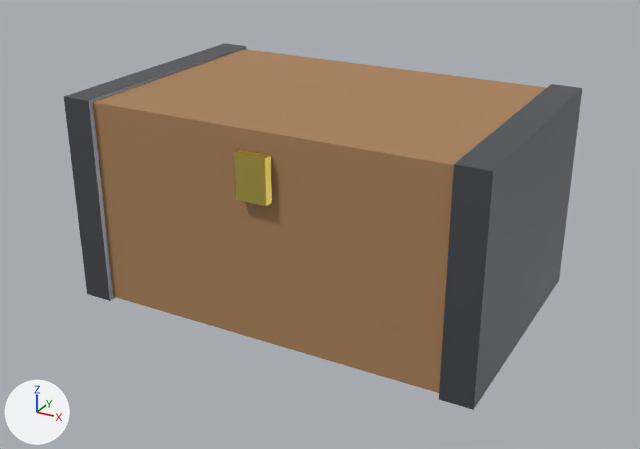
Renders of the OBJ model SheriffGame/Models/chest_base.obj from each side of a commit.
One viewpoint serves both versions: a 50 mm lens placed at (0.768, -1.426, 0.845), pointed at (0.006, -0.039, 0.151). Lighting does not change. The marker at lower left points along +X, +Y and +Z. The picture after the commit comes second. Where no turn or scale is listed for an object, it has been applied to the vertices.

Script lines for the objects in view, before the commit:
```python
mat_matchestiron = principled_material('MatChestIron')
mat_matchestiron.base_color = (0.15, 0.16, 0.18)  # grey #6c6f76
mat_matchestiron.metallic = 0.85
mat_matchestiron.roughness = 0.4
me_cube = bpy.data.meshes.new('Cube')
me_cube.from_pydata(...)  # a box spanning x -0.4..0.4, y -0.25..0.25, z 0.0..0.4
me_cube.materials.append(mat_matchestwood)  # brown #aa8159
me_cube_001 = bpy.data.meshes.new('Cube.001')
me_cube_001.from_pydata(...)  # a box spanning x -0.41..-0.35, y -0.26..0.26, z -0.005..0.405
me_cube_001.materials.append(mat_matchestiron)  # grey #6c6f76
me_cube_002 = bpy.data.meshes.new('Cube.002')
me_cube_002.from_pydata(...)  # a box spanning x 0.35..0.41, y -0.26..0.26, z -0.005..0.405
me_cube_002.materials.append(mat_matchestiron)  # grey #6c6f76
me_cube_003 = bpy.data.meshes.new('Cube.003')
me_cube_003.from_pydata(...)  # a box spanning x -0.03..0.03, y -0.269..-0.251, z 0.278..0.362
me_cube_003.materials.append(mat_matchestgold)  # yellow #edda6c
ob_cube = bpy.data.objects.new('Cube', me_cube)
ob_cube.location = (0.0, 0.0, 0.0)
ob_cube_001 = bpy.data.objects.new('Cube.001', me_cube_001)
ob_cube_001.location = (0.0, 0.0, 0.0)
ob_cube_002 = bpy.data.objects.new('Cube.002', me_cube_002)
ob_cube_002.location = (0.0, 0.0, 0.0)
ob_cube_003 = bpy.data.objects.new('Cube.003', me_cube_003)
ob_cube_003.location = (0.0, 0.0, 0.0)
```
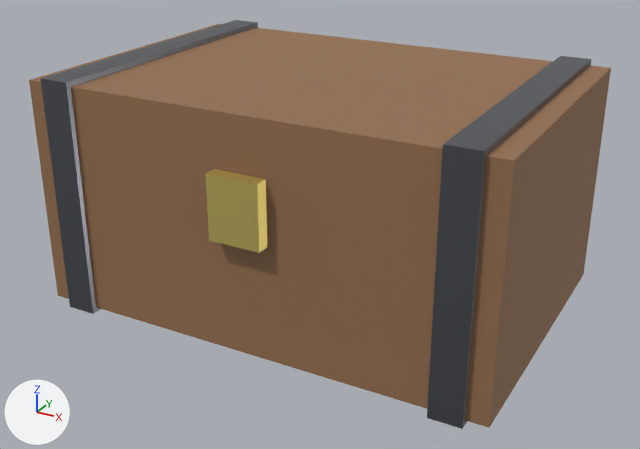
Boxes [x1, y1, x2, y2] around the edits, measured in the pictures (640 x 449 px):
'Cube', recoloured, reshaped
    before: [93, 49, 547, 393]
    after: [29, 23, 611, 428]
'Cube.002', surface changed, moved, rescaled (15% wider, 14% taller)
    before: [439, 84, 582, 410]
    after: [427, 56, 592, 429]
'Cube.001', surface changed, moved, rescaled (19% wider, 14% taller)
    before: [64, 43, 246, 301]
    after: [41, 20, 258, 314]
'Cube.003', recoloured, moved, rescaled (62% wider, 49% taller)
    before: [234, 150, 272, 206]
    after: [205, 169, 267, 253]

Patch to the scene script:
```diff
--- a/SheriffGame/Models/chest_base.obj.py
+++ b/SheriffGame/Models/chest_base.obj.py
@@ mat_matchestiron @@
 mat_matchestiron.metallic = 0.85
-mat_matchestiron.roughness = 0.4
+mat_matchestiron.roughness = 0.35
@@ me_cube @@
-me_cube.from_pydata(...)  # 8 vertices, 6 faces; spans x -0.4..0.4, y -0.25..0.25, z 0.0..0.4
-me_cube.vertices[0].co = (-0.4, -0.25, 0.0)
-me_cube.vertices[1].co = (-0.4, -0.25, 0.4)
-me_cube.vertices[2].co = (-0.4, 0.25, 0.0)
-me_cube.vertices[3].co = (-0.4, 0.25, 0.4)
-me_cube.vertices[4].co = (0.4, -0.25, 0.0)
-me_cube.vertices[5].co = (0.4, -0.25, 0.4)
-me_cube.vertices[6].co = (0.4, 0.25, 0.0)
-me_cube.vertices[7].co = (0.4, 0.25, 0.4)
-me_cube.materials.append(mat_matchestwood)  # brown #aa8159
+me_cube.from_pydata(...)  # 8 vertices, 6 faces; spans x -0.45..0.45, y -0.3..0.3, z 0.0..0.44
+# me_cube part 1
+me_cube.vertices[0].co = (-0.45, -0.3, 0.0)  # pixel (57, 295)
+me_cube.vertices[1].co = (-0.45, -0.3, 0.44)  # pixel (28, 80)
+me_cube.vertices[2].co = (-0.45, 0.3, 0.0)
+me_cube.vertices[3].co = (-0.45, 0.3, 0.44)  # pixel (219, 23)
+me_cube.vertices[4].co = (0.45, -0.3, 0.0)  # pixel (489, 427)
+me_cube.vertices[5].co = (0.45, -0.3, 0.44)  # pixel (514, 160)
+me_cube.vertices[6].co = (0.45, 0.3, 0.0)  # pixel (583, 274)
+me_cube.vertices[7].co = (0.45, 0.3, 0.44)  # pixel (611, 67)
+me_cube.materials.append(mat_matchestoak)  # brown #956f50
@@ me_cube_001 @@
-me_cube_001.from_pydata(...)  # 8 vertices, 6 faces; spans x -0.41..-0.35, y -0.26..0.26, z -0.005..0.405
+me_cube_001.from_pydata(...)  # 8 vertices, 6 faces; spans x -0.41..-0.35, y -0.31..0.31, z -0.01..0.45
+# me_cube_001 part 2: the whole mesh is scaled about its middle by (1, 1.19, 1.12), then moved by (0.0, 0.0, 0.02)
 me_cube_001.materials.append(mat_matchestiron)
@@ me_cube_002 @@
-me_cube_002.from_pydata(...)  # 8 vertices, 6 faces; spans x 0.35..0.41, y -0.26..0.26, z -0.005..0.405
+me_cube_002.from_pydata(...)  # 8 vertices, 6 faces; spans x 0.35..0.41, y -0.31..0.31, z -0.01..0.45
+# me_cube_002 part 3: the whole mesh is scaled about its middle by (1, 1.19, 1.12), then moved by (0.0, 0.0, 0.02)
 me_cube_002.materials.append(mat_matchestiron)
@@ me_cube_003 @@
-me_cube_003.from_pydata(...)  # 8 vertices, 6 faces; spans x -0.03..0.03, y -0.269..-0.251, z 0.278..0.362
-me_cube_003.materials.append(mat_matchestgold)  # yellow #edda6c
+me_cube_003.from_pydata(...)  # 8 vertices, 6 faces; spans x -0.05..0.05, y -0.325..-0.295, z 0.22..0.34
+# me_cube_003 part 4: the whole mesh is scaled about its middle by (1.67, 1.67, 1.43), then moved by (0.0, -0.05, -0.04)
+me_cube_003.materials.append(mat_matchestlock)  # yellow #edda7c
```
